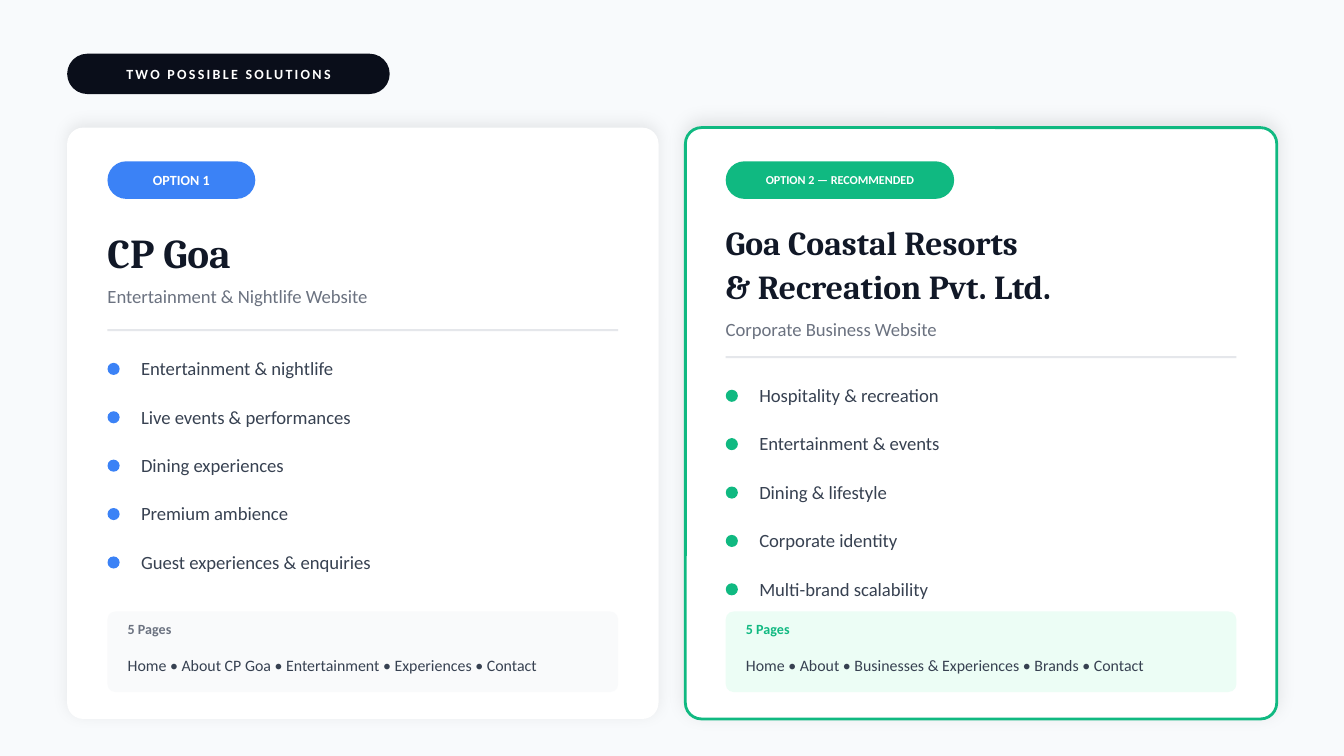
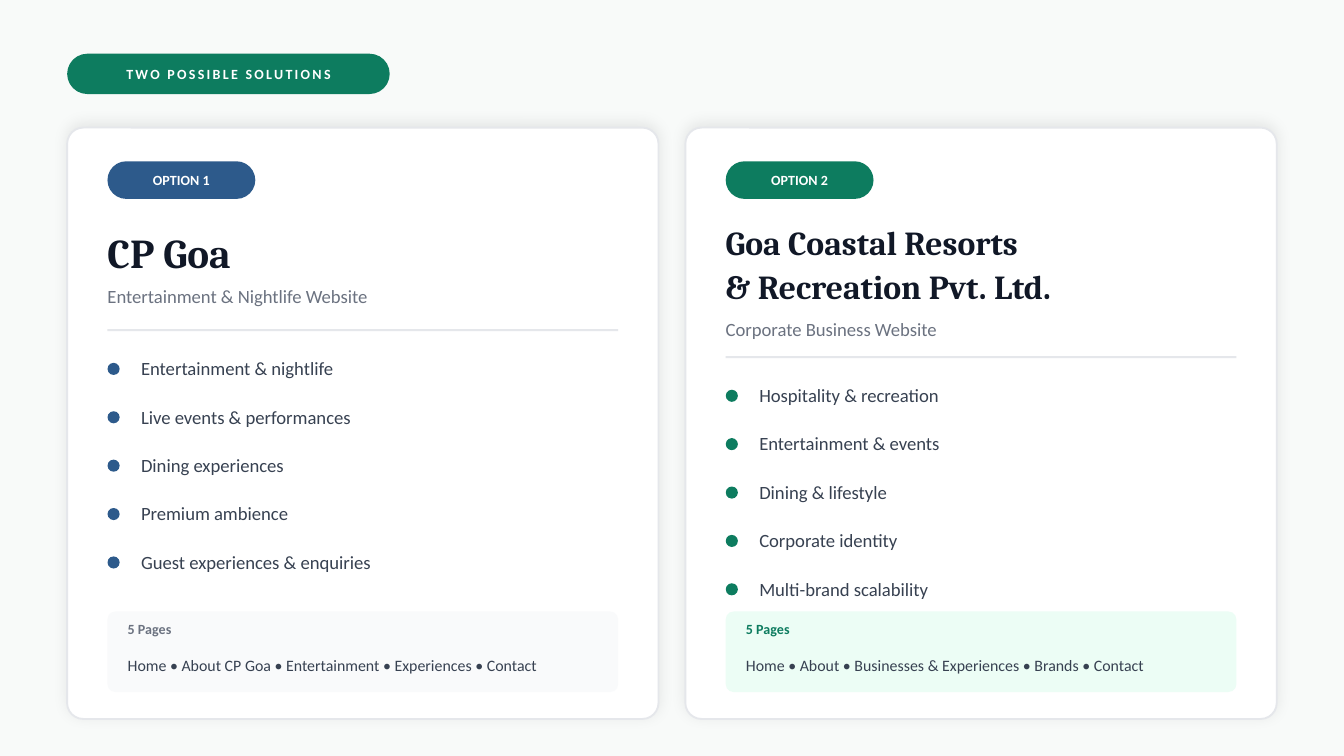
Before and after one commit to consecrating/PPTx, a slide deck: slide 2 of Casino_Pride_Digital_Strategy.pptx. Drawn at 1344x756 pixels with LibreOffice and Linux fonts; fonts in the diff are those of the drawing. Boxes give left, top, right and bottom in pixels: in the first picture for what was removed or moved away, otherwise in the second. Text is boxed around its words. In the diff, an @@ line names an element or a change of style, - is before the commit and + after.

```diff
--- a/Casino_Pride_Digital_Strategy.pptx
+++ b/Casino_Pride_Digital_Strategy.pptx
@@ background #F8FAFC to #F8FAF9 @@
@@ rounded rectangle at [67, 54, 390, 94]: fill #0A0E1A to #0D7C5F @@
@@ rounded rectangle at [67, 128, 659, 719]: outline none to #E5E7EB 1 pt @@
@@ rounded rectangle at [685, 128, 1277, 719]: outline #10B981 1.5 pt to #E5E7EB 1 pt; shadow changed @@
@@ fill #10B981 to #0D7C5F in 6 elements at [726, 390, 738, 402], [726, 438, 738, 450], [726, 487, 738, 499], [726, 535, 738, 547], [726, 583, 738, 595], [726, 161, 874, 199] @@
@@ rounded rectangle: place and size @@
-rounded rectangle at [726, 161, 954, 199]
+rounded rectangle at [726, 161, 874, 199]
@@ text at [771, 175, 828, 185]: text changed; size 6.5 to 7.5 pt @@
-OPTION 2 — RECOMMENDED
+OPTION 2
@@ fill #3B82F6 to #2D5A8B in 6 elements at [108, 161, 255, 199], [108, 363, 120, 375], [108, 411, 120, 423], [108, 460, 120, 472], [108, 508, 120, 520], [108, 556, 120, 569] @@
@@ text "5 Pages" at [746, 625, 789, 637]: text colour #10B981 to #0D7C5F @@
```
Also in this commit, not shown: 3 other slides changed, 1 slide added, 1 slide removed, 1 other file.
